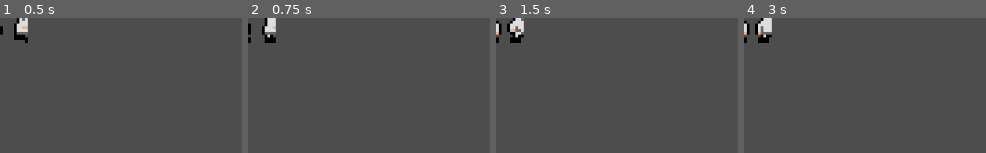
Above: before the commit, frames 1-4 (left to right).
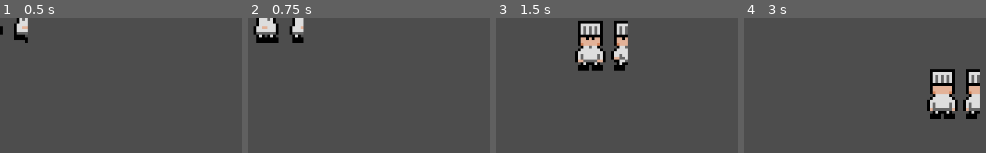
Above: after the commit, the same moments.

Repository: b1gd3vd0g/soup-kitchen
Game: Godot game, scene res://chef.tscn
The game is run twice, just before and just after one commit, with the same random seed, the same clock (stepped at 60 frames per second) and the same inputs. The project has no main scene, so this scene is started directly.
Inputs:
- Up to frame 1 (0.5 s): no input
- Up to frame 2 (0.75 s): tap Enter at 0.5 s; hold D (move_right) from 0.53 s (still down)
- Up to frame 3 (1.5 s): release D (move_right) at 1.28 s; hold S (move_down) from 1.28 s (still down)
- Up to frame 4 (3 s): release S (move_down) at 2.03 s; hold D (move_right) 2.03-2.78 s; hold W (move_up) from 2.78 s (still down)

Frame 1 is identical in both runs. In frame 2, 2.3% of the frame differs, in the area x 0-24%, y 0-19%; in frame 3, 7.1%; in frame 4, 7.3%, in the area x 0-98%, y 0-75%.
Error in both runs: Attempt to call function 'hide' in base 'null instance' on a null instance. (res://chef.gd:21)

Commit message:
Chef now moves via the move_and_collide function

Diff:
--- a/chef.gd
+++ b/chef.gd
@@ -50,5 +50,6 @@
 		$Sprite.stop()
 
 	# Actually move the guy.
-	position += chef_velocity * delta
-	position = position.clamp(bound_a, bound_b)
+	move_and_collide(chef_velocity * delta)
+	#position += chef_velocity * delta
+	#position = position.clamp(bound_a, bound_b)
